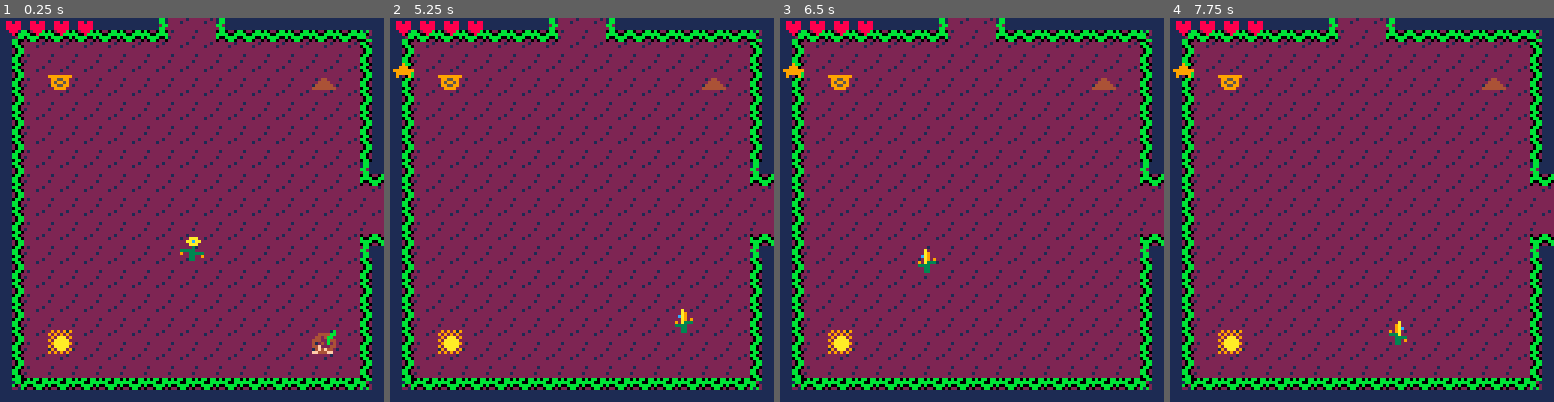
Above: before the commit, frames 1-4 (left to right).
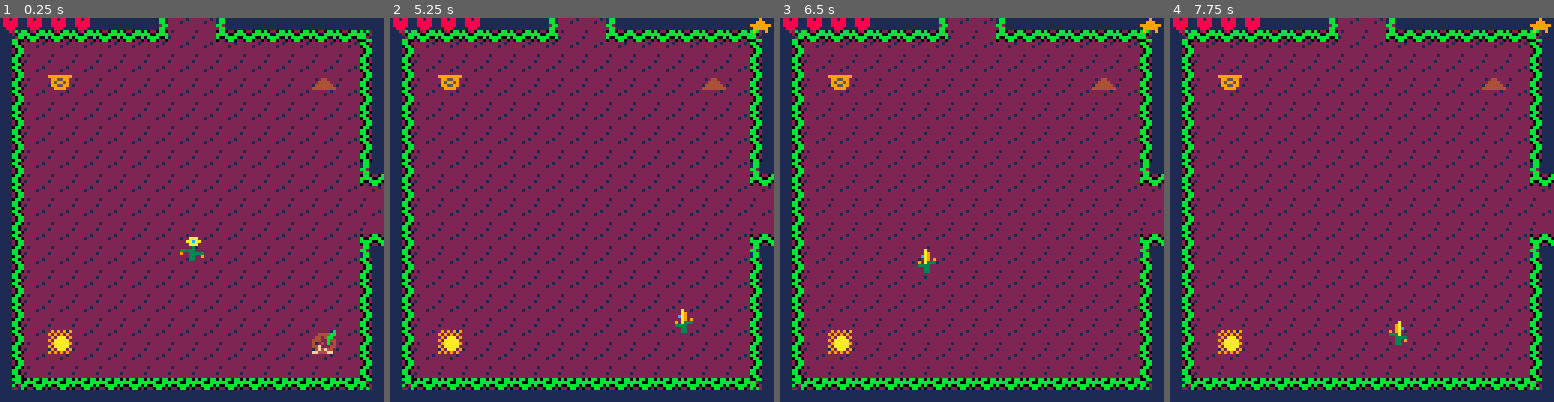
Above: after the commit, the same moments.

Repository: acwright/PICO-8
Game: PICO-8 cartridge ldjam/ldjam.p8
Two runs of this game, one before a commit and one after it. Both use one fixed random seed, a clock stepped at 60 frames per second and the inputs below.
Inputs:
- Up to frame 1 (0.25 s): no input
- Up to frame 2 (5.25 s): tap O (Z key) at 0.33, 0.7, 1.43, 2.22, 3.1, 3.98, 4.87 s; tap X (X key) at 1.07, 2.07, 2.4, 2.73, 3.07, 3.4, 3.73, 4.07, 4.4, 4.73, 5.07 s; hold Left 1.97-2.37 s; hold Down 2.42-2.82 s; hold Right 2.87-3.53 s; hold Up 3.58-4.08 s; hold Right 4.13-4.53 s; hold Down 4.58-5.08 s; hold Left from 5.13 s (still down)
- Up to frame 3 (6.5 s): tap X (X key) every 0.33 s from 5.4 to 6.4 s; tap O (Z key) at 5.75 s; release Left at 5.8 s; hold Up 5.85-6.18 s; hold Left from 6.23 s (still down)
- Up to frame 4 (7.75 s): release Left at 6.63 s; tap O (Z key) at 6.63, 7.52 s; hold Down 6.68-7.08 s; tap X (X key) every 0.33 s from 6.73 to 7.73 s; hold Right from 7.13 s (still down)

The runs differ from the first frame. In frame 1, 0.3% of the frame differs, in the area x 0-25%, y 0-5%; in frame 2, 0.6%, in the area x 0-100%, y 0-16%; in frame 3, 0.6%; in frame 4, 0.6%.

Commit message:
improved printing collection

Diff:
--- a/ldjam/ldjam.p8
+++ b/ldjam/ldjam.p8
@@ -382,17 +382,21 @@
 			for i=1,self.health do
 				health=health..'♥'
 			end
-			print(health,1,1,8)
+			print(health,0,0,8)
 			local energy=''
 			for i=1,self.energy do
 				energy=energy..'◆'
 			end
-			print(energy,1,8,12)
+			print(energy,0,8,12)
 			local collect=''
-			for i=1,self.collectables do
-				collect=collect..'★'
-			end
-			print(collect,1,15,9)
+			for i=4,0,-1 do
+				if self.collectables>=i then
+					collect=collect..'★'
+				else
+					collect=collect..'  '
+				end
+			end
+			print(collect,96,0,9)
 			--print('     energy',8,8,8)
 		end
 	}
